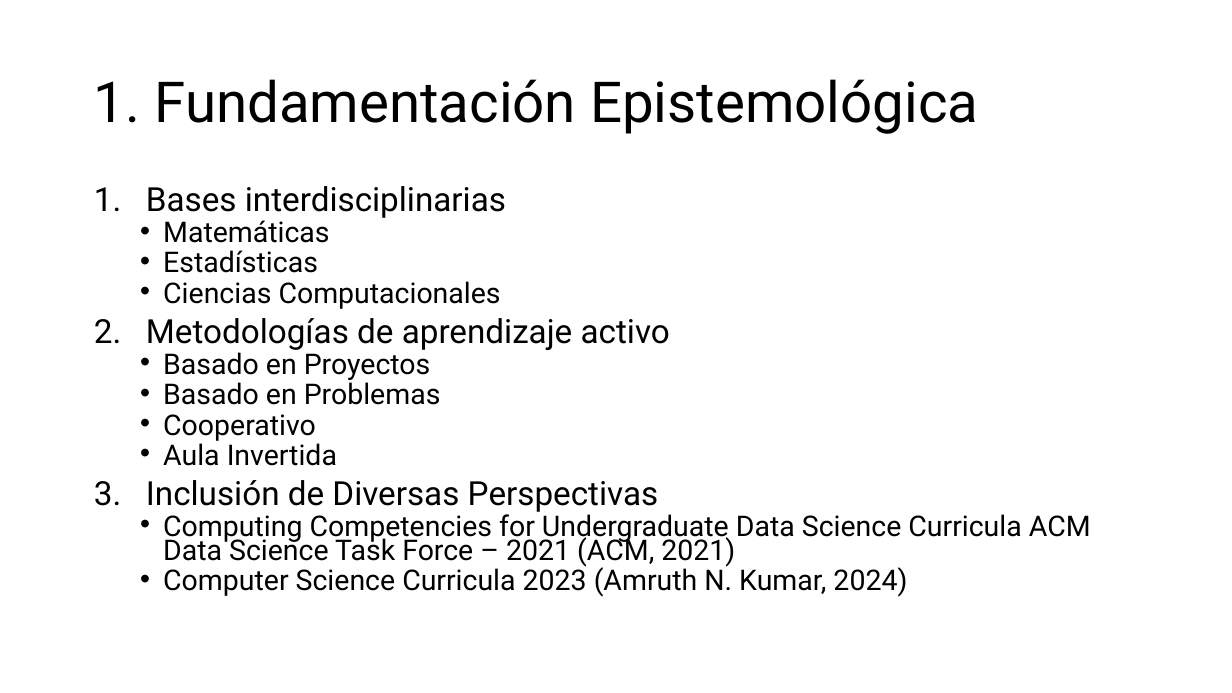
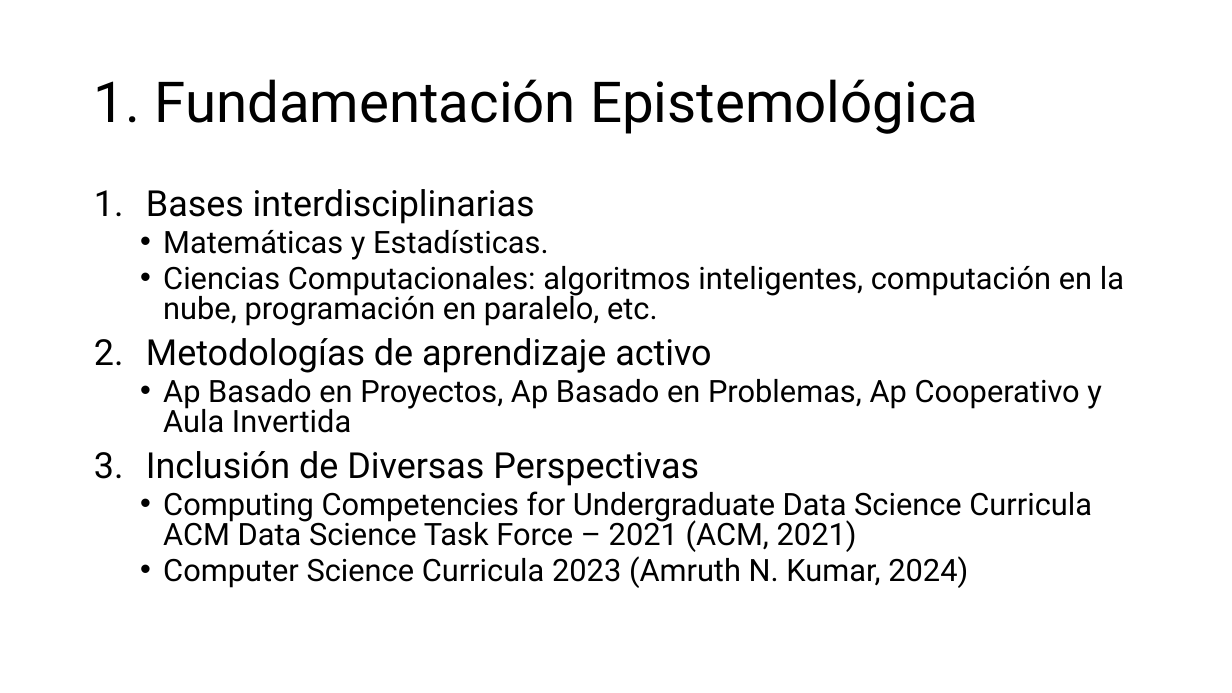
Before and after one commit to aavendan/cdia, a slide deck: slide 2 of 03 Presentación.pptx. Drawn at 1232x693 pixels with LibreOffice and Linux fonts; fonts in the diff are those of the drawing. Boxes give left, top, right and bottom in pixels: in the first picture for what was removed or moved away, otherwise in the second. Text is boxed around its words. In the diff, an @@ line names an element or a change of style, - is before the commit and + after.

```diff
--- a/03 Presentación.pptx
+++ b/03 Presentación.pptx
@@ text at bbox=[146, 189, 1092, 588]: size 25.9 to 28 pt in "Bases interdisciplinarias", "Metodologías de aprendizaje activo", "Inclusión de Diversas Perspectivas"; size 22.2 to 24 pt in "Computing Competencies for Undergraduate Data Science Curric ...", "Computer Science Curricula 2023 (Amruth N. Kumar, ..."; line spacing 0.7 to 0.8 @@
@@ text at bbox=[163, 230, 1124, 326]: text changed; size 22.2 to 24 pt @@
-  • Matemáticas
-  • Estadísticas
-  • Ciencias Computacionales
+  • Matemáticas y Estadísticas.
+  • Ciencias Computacionales: algoritmos inteligentes, computación en la nube, programación en paralelo, etc.
@@ text at bbox=[163, 379, 1102, 433]: text changed; size 22.2 to 24 pt @@
-  • Basado en Proyectos
-  • Basado en Problemas
-  • Cooperativo
-  • Aula Invertida
+  • Ap Basado en Proyectos, Ap Basado en Problemas, Ap Cooperativo y Aula Invertida
```
Also in this commit, not shown: 2 other slides changed, 2 other files.
